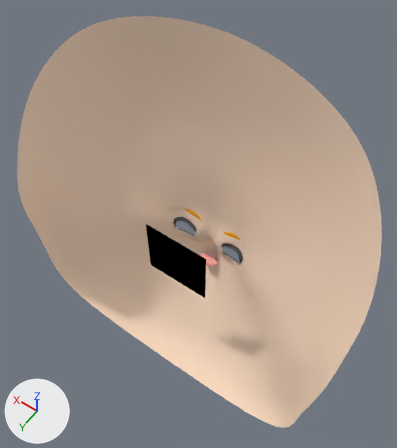
The Blender file HRI/face/blender/lighthead.blend, before and after one commit.
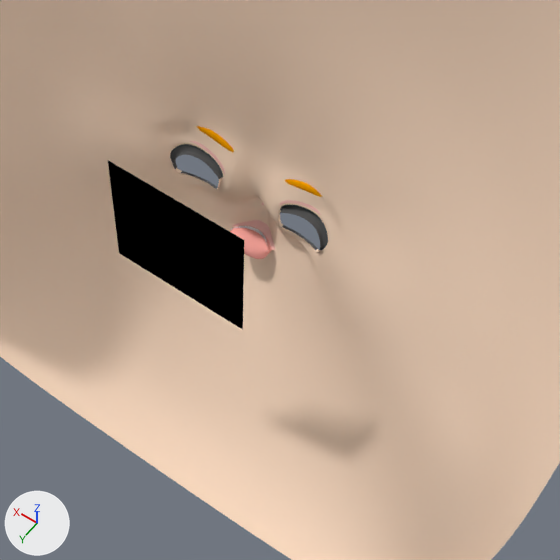
There are two pictures of each version: one whole from a 50 mm camera at (-2.15, 2.6, 5.36) aimed at (0.01, -0.42, 0.61), one close up on the part from 25% to 87% of the width and 34% to 89% of the height. The axes (+X, +Y, +Z) are drawn at lower left. The lights are the same throughout.

Names of what the first close-up shows: 'GUI_text', 'head'.
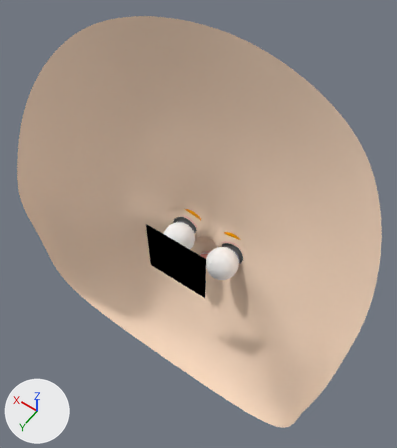
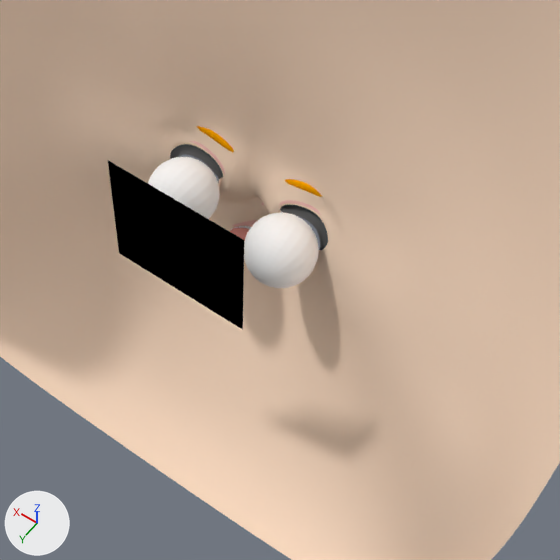
Commit message: fixed the jaw activation + added correct (but ugly) logic brick for it

Changed parts and their boxes [x1, y1, x2, y2] in the close-ups (560 x 560 px):
'eye-R', shown: after [244, 212, 319, 288]
'eye-L', shown: after [148, 157, 220, 219]

What changed in the scene script:
```text
Change ob_eye_r:
    remove ob_eye_r.hide_set(True)  # its collection is switched off
    ob_eye_r.location: (0.0, 0.0, 0.0) -> (-0.31, -0.449, 0.082)
    ob_eye_r.rotation_euler: (0.0, 0.0, 0.0) -> (-0.023, 0.0, -3.055)  # degrees (0, 0, 0) -> degrees (-1.3, 0, -175)
    ob_eye_r.scale: (1.0, 1.0, 1.0) -> (0.192, 0.192, 0.192)
Change ob_eye_l:
    remove ob_eye_l.hide_set(True)  # its collection is switched off
    ob_eye_l.location: (0.0, 0.0, 0.0) -> (0.31, -0.449, 0.082)
    ob_eye_l.rotation_euler: (0.0, 0.0, 0.0) -> (-0.023, 0.0, 3.055)  # degrees (0, 0, 0) -> degrees (-1.3, 0, 175)
    ob_eye_l.scale: (1.0, 1.0, 1.0) -> (0.192, 0.192, 0.192)
```
